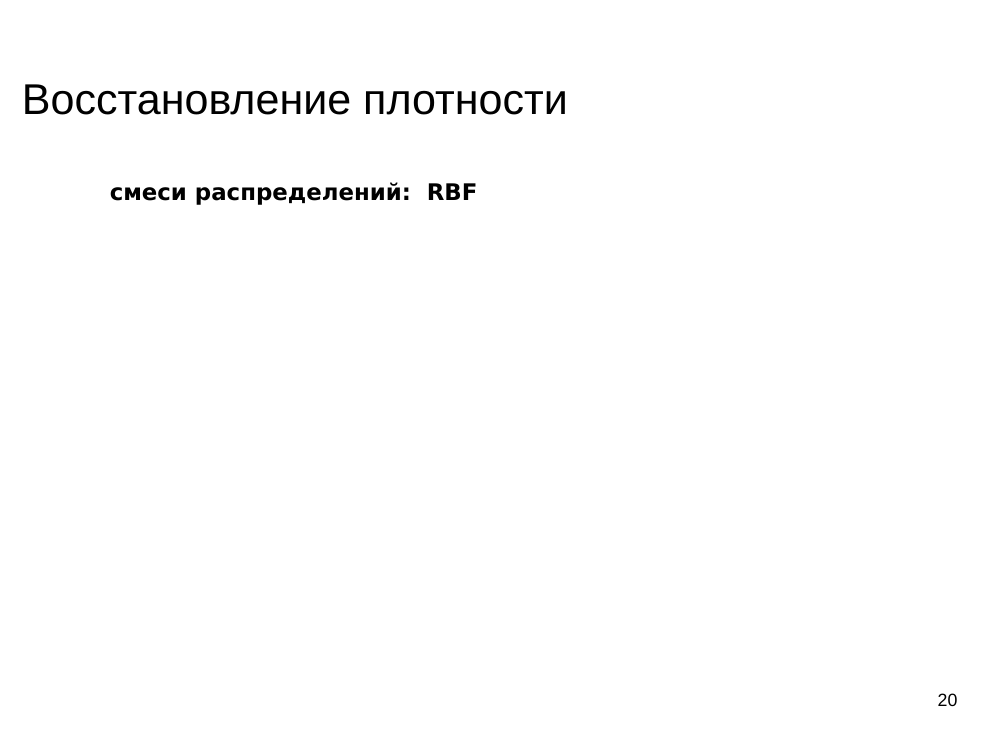
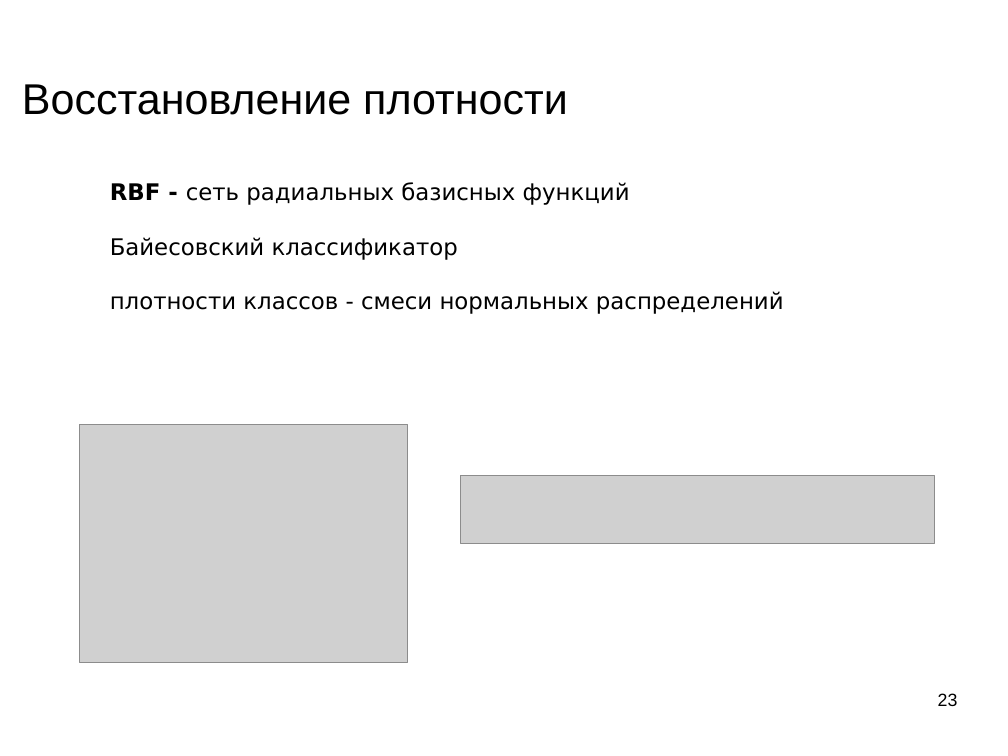
Before and after one commit to mechanoid5/ml_lectorium_legacy, a slide deck: slide 23 of 05-em.odp (slide 20 before the commit). Drawn at 1008x756 pixels with LibreOffice and Linux fonts; fonts in the diff are those of the drawing; grey boxes stand for pictures; background and template pictures are left out. Boxes give left, top, right and bottom in pixels: in the first picture for what was removed or moved away, otherwise in the second. Text is boxed around its words. In the diff, an @@ line names an element or a change of style, - is before the commit and + after.

```diff
--- a/05-em.odp
+++ b/05-em.odp
@@ text removed at bbox=[110, 182, 478, 205] @@
-смеси распределений: RBF
@@ text added at bbox=[110, 182, 784, 314], 18 pt, text #000000 @@
+RBF - сеть радиальных базисных функций
+Байесовский классификатор
+плотности классов - смеси нормальных распределений
@@ picture added at bbox=[80, 424, 408, 662] @@
@@ picture added at bbox=[461, 476, 935, 543] @@
@@ page number at bbox=[938, 693, 958, 706]: text changed @@
-20
+23
```
Also in this commit, not shown: 5 other slides changed, 5 slides added, 2 slides removed, 3 other files.
